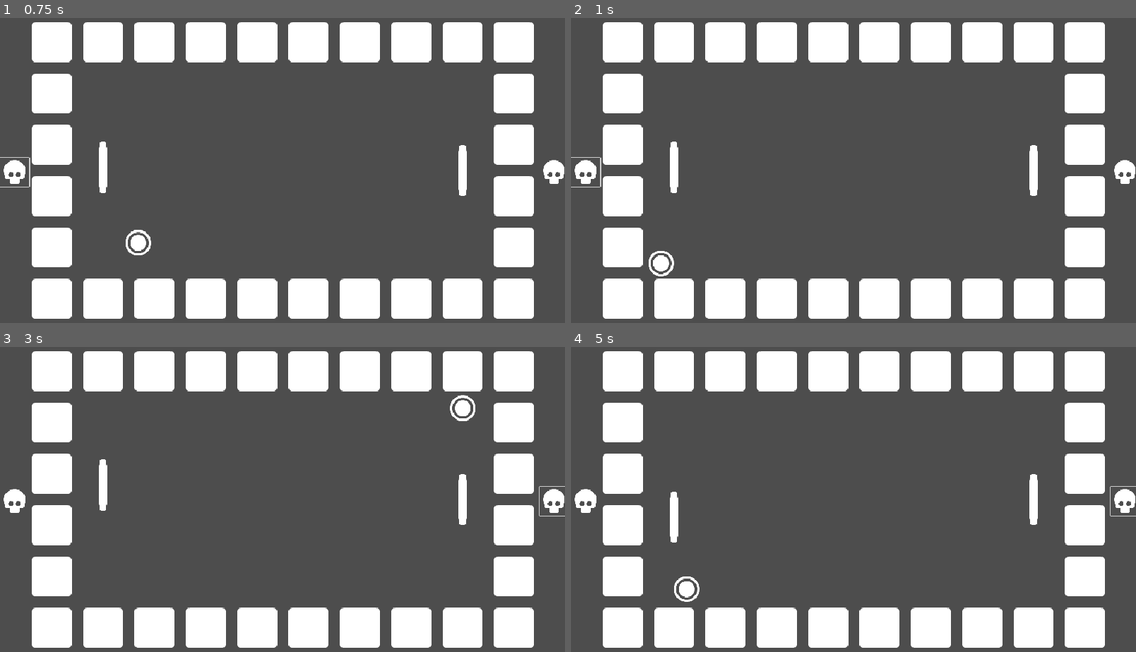
Above: before the commit, frames 1-4 (two rows, left to right).
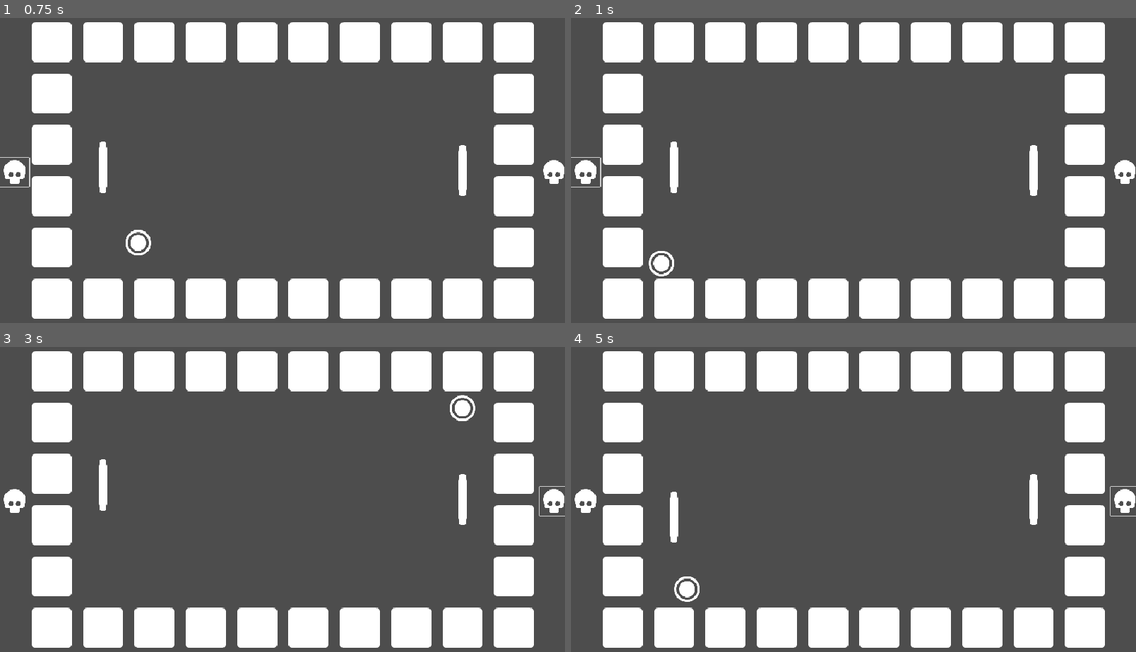
Above: after the commit, the same moments.

Repository: rwinright/gd4_mobile_weird_pong_prototype
Game: Godot game, scene res://scenes/game.tscn
Two runs of this game, one before a commit and one after it. Both use one fixed random seed, a clock stepped at 60 frames per second and the inputs below.
Inputs (mouse positions are in pixels of both pictures, inside the frame that each line leads up to):
- Up to frame 1 (0.75 s): click (16, 170) at 0.5 s
- Up to frame 2 (1 s): no input
- Up to frame 3 (3 s): click (553, 499) at 1.25 s; move the mouse to (406, 481) at 2.02 s; hold Up (ui_up) 2.03-2.75 s; click (406, 481) at 2.17 s; drag from (169, 517) to (254, 569) at 2.77 s
- Up to frame 4 (5 s): move the mouse to (910, 420) at 3.52 s; hold Up (ui_up) 3.53-4.25 s; drag from (825, 569) to (684, 444) at 4.27 s

Frame 1 is identical in both runs. In frame 2, less than 0.1% of the frame differs, in the area x 13-19%, y 76-85%; in frame 3, less than 0.1%; in frame 4, less than 0.1%.

Commit message:
setup buttons

Diff:
--- a/project.godot
+++ b/project.godot
@@ -45,6 +45,10 @@
 pointing/emulate_touch_from_mouse=true
 pointing/emulate_mouse_from_touch=false
 
+[layer_names]
+
+2d_physics/layer_2="Player"
+
 [rendering]
 
 textures/canvas_textures/default_texture_filter=0
--- a/scenes/game.tscn
+++ b/scenes/game.tscn
@@ -53,5 +53,3 @@
 icon = SubResource("AtlasTexture_iywne")
 flat = true
 metadata/_edit_group_ = true
-
-[connection signal="pressed" from="Button" to="Player" method="_on_button_pressed"]
--- a/scenes/player.tscn
+++ b/scenes/player.tscn
@@ -7,6 +7,7 @@
 size = Vector2(10, 64)
 
 [node name="Player" type="CharacterBody2D"]
+collision_layer = 3
 motion_mode = 1
 script = ExtResource("1_g2els")
 touch_controls = true
--- a/scenes/puck.tscn
+++ b/scenes/puck.tscn
@@ -1,13 +1,16 @@
-[gd_scene load_steps=4 format=3 uid="uid://dffdw0nwr254c"]
+[gd_scene load_steps=5 format=3 uid="uid://dffdw0nwr254c"]
 
 [ext_resource type="Script" uid="uid://oewi1yu6hd27" path="res://scripts/puck.gd" id="1_yp62o"]
 [ext_resource type="Texture2D" uid="uid://bgpvlmq4vqp8p" path="res://resources/iconsDefault.png" id="2_iriaq"]
 
 [sub_resource type="CircleShape2D" id="CircleShape2D_80nbo"]
+radius = 10.0499
+
+[sub_resource type="CircleShape2D" id="CircleShape2D_c1wug"]
+radius = 16.0
 
 [node name="Puck" type="CharacterBody2D"]
 script = ExtResource("1_yp62o")
-metadata/_edit_group_ = true
 
 [node name="CollisionShape2D" type="CollisionShape2D" parent="."]
 shape = SubResource("CircleShape2D_80nbo")
@@ -18,3 +21,11 @@
 texture = ExtResource("2_iriaq")
 region_enabled = true
 region_rect = Rect2(1280, 64, 64, 64)
+
+[node name="Area2D" type="Area2D" parent="."]
+collision_mask = 2
+
+[node name="CollisionShape2D" type="CollisionShape2D" parent="Area2D"]
+shape = SubResource("CircleShape2D_c1wug")
+
+[connection signal="body_entered" from="Area2D" to="." method="_on_area_2d_body_entered"]
--- a/scripts/player.gd
+++ b/scripts/player.gd
@@ -6,6 +6,9 @@
 
 var shot_enabled = false
 var shot_charge := 0.0
+
+@onready var button:Button = $"../Button"
+@onready var button2:Button = $"../Button2"
 
 var touch_events = {
 	"p1": {
@@ -17,6 +20,12 @@
 		"pressed": false
 	},
 }
+
+func _ready():
+	var p1handle_fire = func(): return handle_fire(false)
+	var p2handle_fire = func(): return handle_fire(true)
+	button.pressed.connect(p1handle_fire)
+	button2.pressed.connect(p2handle_fire)
 
 func _physics_process(delta):
 	velocity.y = handle_input_dir() * speed * delta
@@ -81,8 +90,9 @@
 		touch_events[target].pressed = event.pressed
 	pass
 
-func _on_button_pressed():
-	if not player2:
-		print_debug("FIRING DA LAZA")
-		shot_enabled = true
-	pass # Replace with function body.
+func handle_fire(p2):
+	if not p2:
+		print("Fire")
+	else:
+		print("Fire2")
+	pass
--- a/scripts/puck.gd
+++ b/scripts/puck.gd
@@ -13,10 +13,10 @@
 	if(collision):
 		var normal := collision.get_normal()
 		velocity = velocity.bounce(normal)
+		velocity = velocity.clamp(Vector2(-15, -15), Vector2(15, 15))
+	pass
 
-		# Not sure what to do with this yet but I can get values from it.
-		colliding_body = collision.get_collider()
-		if colliding_body.get("name") == "Player":
-			speed += 0.5
-			velocity.x += speed
-	pass
+
+func _on_area_2d_body_entered(body):
+	velocity.x += 0.5
+	pass # Replace with function body.
